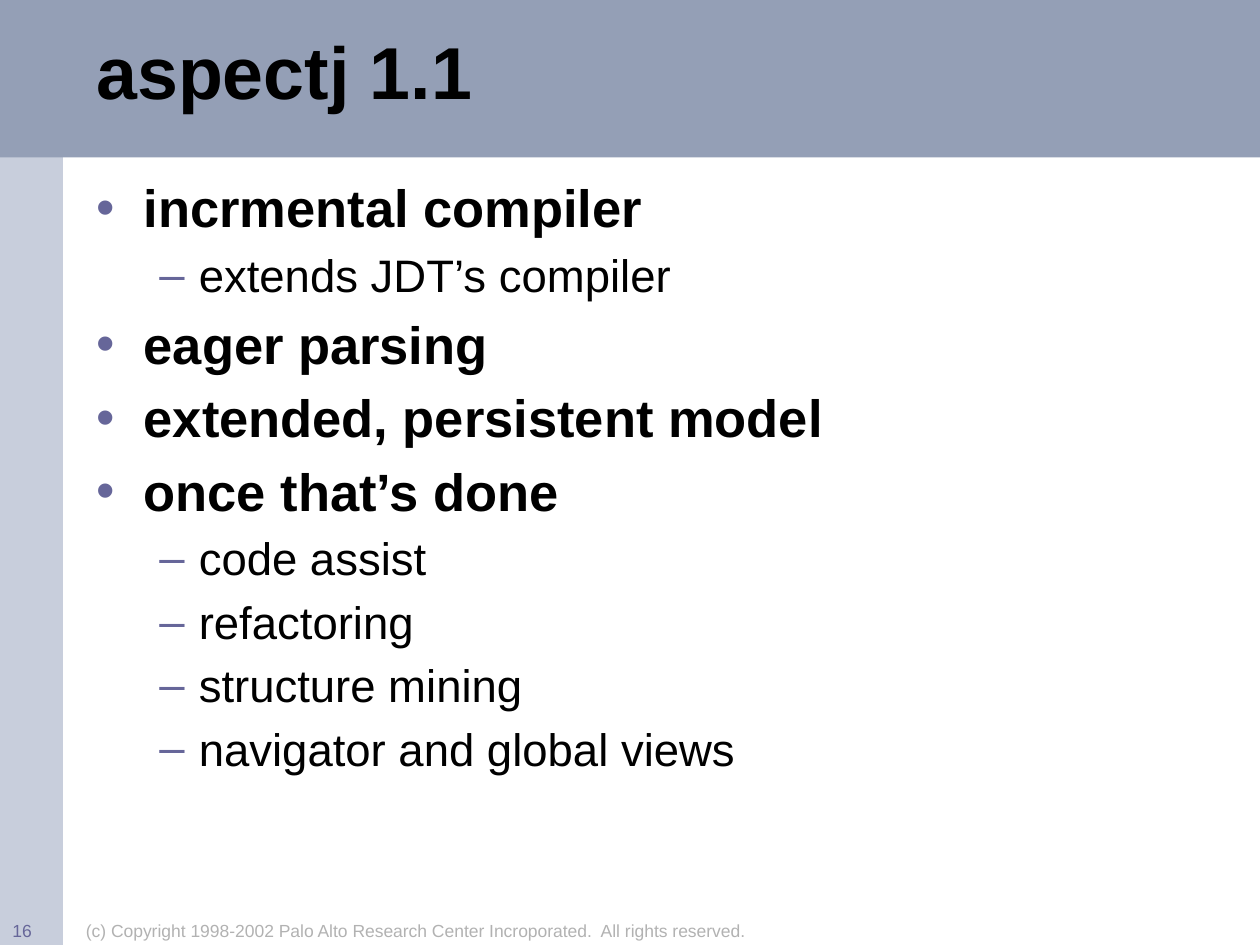
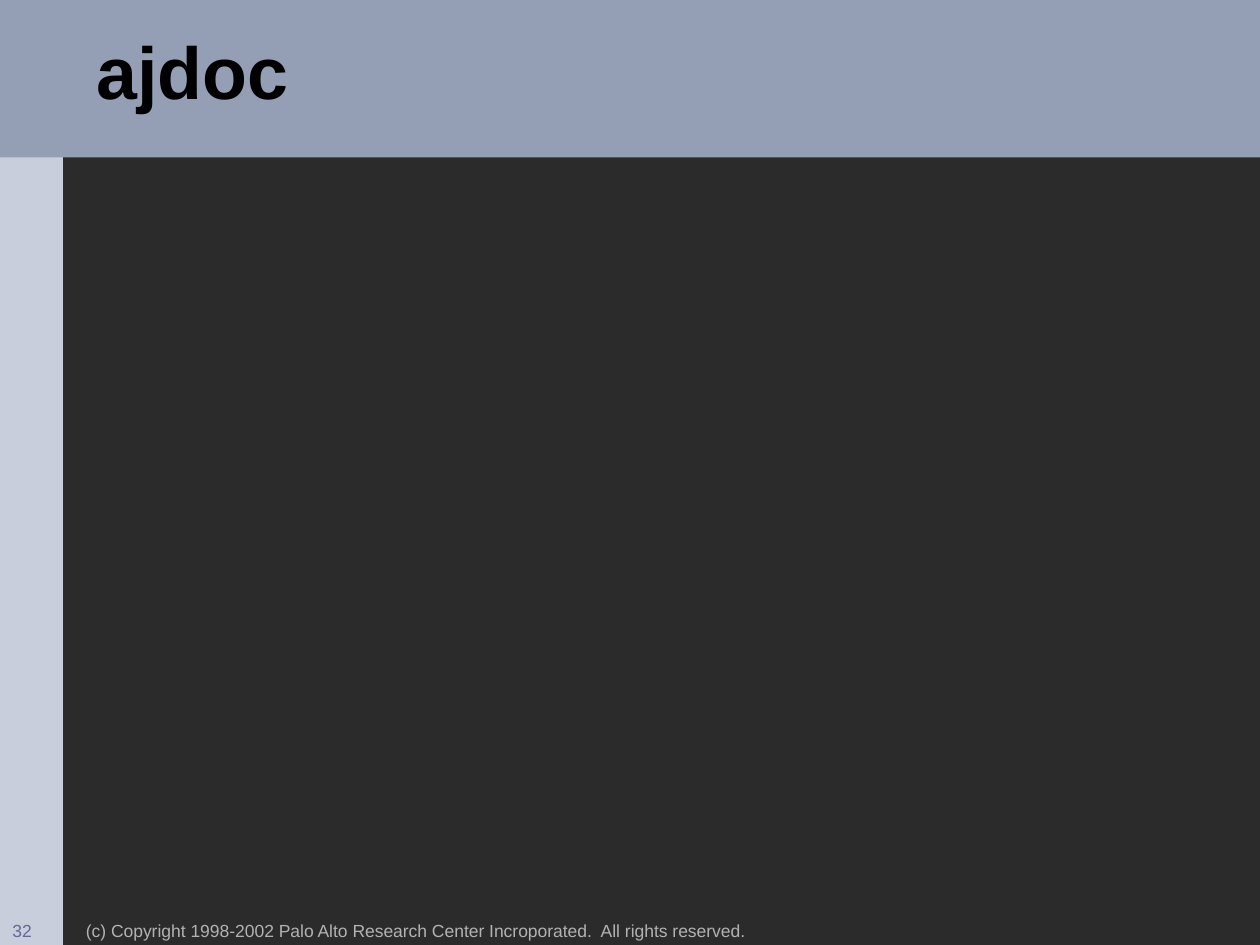
Before and after one commit to eclipse-aspectj/aspectj, a slide deck: slide 32 of docs/teaching/demos/oopsla2002.ppt (slide 16 before the commit). Drawn at 1260x945 pixels with LibreOffice and Linux fonts; fonts in the diff are those of the drawing; background and template pictures are left out; a plain dark background stands for a picture behind light text. Boxes give left, top, right and bottom in pixels: in the first picture for what was removed or moved away, otherwise in the second. Text is boxed around its words. In the diff, an @@ line names an element or a change of style, - is before the commit and + after.

```diff
--- a/docs/teaching/demos/oopsla2002.ppt
+++ b/docs/teaching/demos/oopsla2002.ppt
@@ background #FFFFFF to picture (left out) @@
@@ title at box(96, 45, 288, 112): text changed @@
-aspectj 1.1
+ajdoc
@@ text removed at box(144, 189, 822, 775) @@
-• incrmental compiler
-  – extends JDT’s compiler
-• eager parsing
-• extended, persistent model
-• once that’s done
-  – code assist
-  – refactoring
-  – structure mining
-  – navigator and global views
@@ page number at box(12, 925, 31, 937): text changed @@
-16
+32
```
Also in this commit, not shown: 14 other slides changed, 23 slides added.
